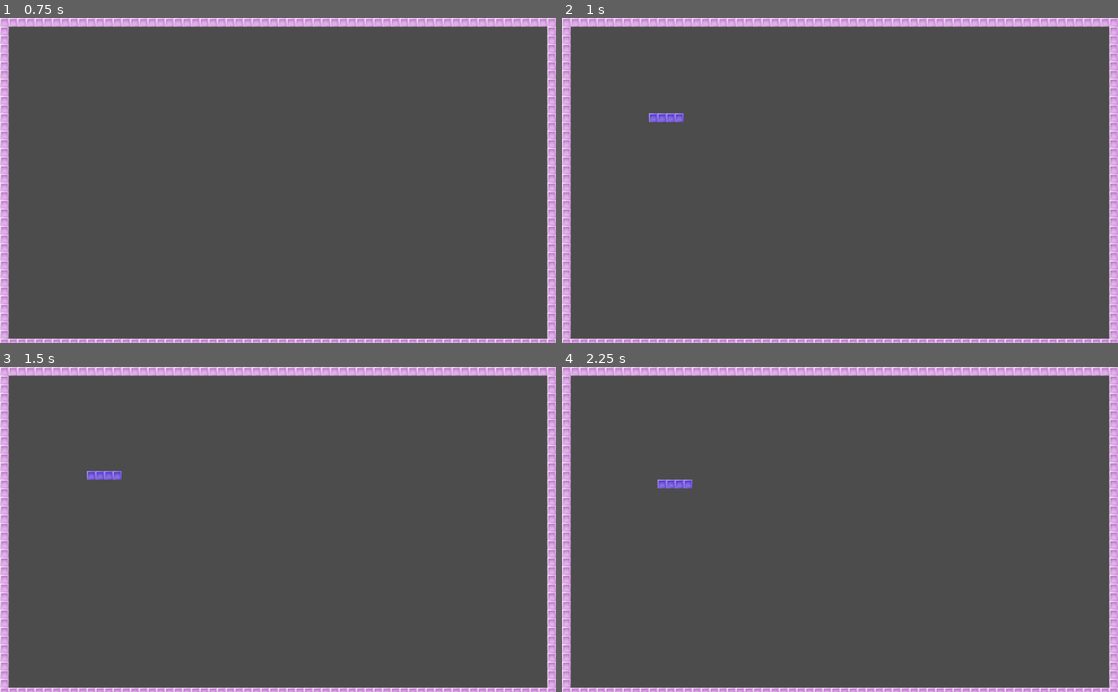
Above: before the commit, frames 1-4 (two rows, left to right).
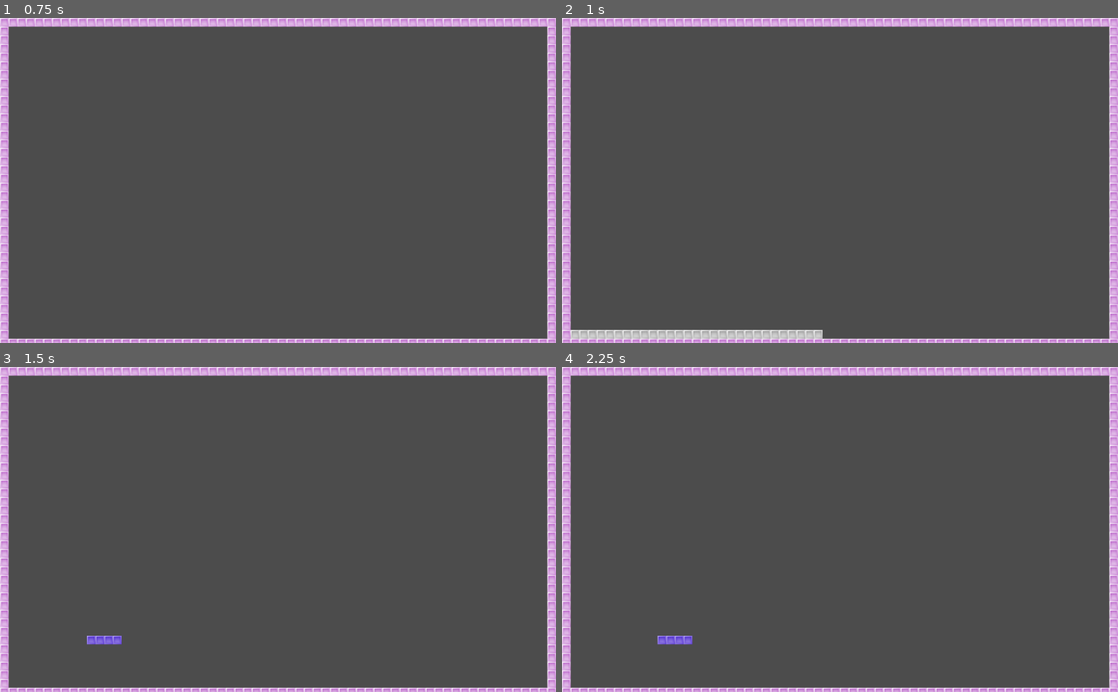
Above: after the commit, the same moments.

Repository: Henry38/Lithotris
Game: Godot game, scene res://scenes/Main.tscn
Same seed, same stepped clock (60 frames per second), same inputs: the game is played once before the commit and once after it.
Inputs (mouse positions are in pixels of both pictures, inside the frame that each line leads up to):
- Up to frame 1 (0.75 s): tap Enter at 0.5 s; move the mouse to (400, 164) at 0.52 s; hold D (move_right) from 0.53 s (still down); hold Shift (lithography_power_up) from 0.53 s (still down); click (400, 164) at 0.67 s
- Up to frame 2 (1 s): keep holding D (move_right); keep holding Shift (lithography_power_up)
- Up to frame 3 (1.5 s): tap Space at 1.25 s; move the mouse to (166, 545) at 1.27 s; release D (move_right) at 1.28 s; release Shift (lithography_power_up) at 1.28 s; hold S (move_down) from 1.28 s (still down); tap Shift (lithography_power_up) at 1.35 s; click (166, 545) at 1.42 s
- Up to frame 4 (2.25 s): move the mouse to (895, 458) at 2.02 s; release S (move_down) at 2.03 s; hold D (move_right) from 2.03 s (still down); hold Shift (lithography_power_up) from 2.03 s (still down); click (895, 458) at 2.17 s

Frame 1 is identical in both runs. In frame 2, 1.4% of the frame differs, in the area x 1-47%, y 29-99%; in frame 3, 0.3%; in frame 4, 0.4%.

Commit message:
implement lithography feature

Diff:
--- a/scripts/TileMap.gd
+++ b/scripts/TileMap.gd
@@ -4,6 +4,13 @@
 
 # Main variables
 var current_block = null
+var resin_blocks = []
+var preload_lithopgraphy_power_up = false
+var display_lithopgraphy_power_up = false
+var picking_resin_state_on = false
+
+var map_width : int = 30
+var map_height : int = 38
 
 var shapes = [
 	preload("res://scenes/shapes/SquareShape.tscn"),
@@ -33,8 +40,40 @@
 	if Input.is_action_just_pressed("move_down"):
 		move_block_down(current_block)
 
+	if display_lithopgraphy_power_up:
+		displayResin()
+		display_lithopgraphy_power_up = false
+		picking_resin_state_on = true
+
+func _input(event):
+	if not $timer.paused and event.is_action_pressed("lithography_power_up"):
+		if not preload_lithopgraphy_power_up:
+			preload_lithopgraphy_power_up = true
+
+	if picking_resin_state_on:
+		if event is InputEventKey and event.pressed and event.scancode == KEY_SHIFT:
+			picking_resin_state_on = false
+			removeResin()
+			$timer.set_paused(false)
+		elif event is InputEventMouseButton and event.pressed:
+			var cx = int(event.position.x / self.cell_size.x)
+			var cy = int(event.position.y / self.cell_size.y)
+
+			for r in resin_blocks:
+				if r == Vector2(cx,cy):
+					var id = self.get_cell(cx,cy)
+					if id == -1:
+						self.set_cell(cx,cy,2)
+					if id == 2:
+						self.set_cell(cx,cy,-1)
 
 func trigger():
+	if current_block == null and preload_lithopgraphy_power_up:
+		$timer.set_paused(true)
+		preload_lithopgraphy_power_up = false
+		display_lithopgraphy_power_up = true
+		return
+
 	move_block_down(current_block)
 
 func move_block_down(block):
@@ -46,14 +85,17 @@
 	if checkCollisionBlock(current_block):
 		move_block(current_block, Vector2(0, -1))
 		displayBlock(current_block)
-		createNewBlock()
+		if not preload_lithopgraphy_power_up:
+			createNewBlock()
+		else:
+			current_block = null
 	displayBlock(current_block)
 
 func createNewBlock():
 	var rand_tilemap : TileMap = shapes[randi() % shapes.size()].instance()
 	var new_block = FallingObject.new(1, rand_tilemap.get_used_cells())
 	new_block.x = 10
-	new_block.y = 10
+	new_block.y = 30
 	current_block = new_block
 
 # Return true if the current block touch the ground else false
@@ -150,3 +192,22 @@
 			var id = block.get_cell(x,y)
 			if id != -1:
 				self.set_cell(pos.x + x, pos.y + y, id)
+
+func displayResin():
+	resin_blocks.clear()
+	for x in range(1,map_width):
+		for y in range(1,map_height):
+			var id = self.get_cell(x,y)
+			if id != -1:
+				resin_blocks.append(Vector2(x,y-1))
+				self.set_cell(x,y-1,2)
+				break
+
+func removeResin():
+	for p in resin_blocks:
+		var id = self.get_cell(p.x,p.y)
+		if id == 2:
+			var id_below = self.get_cell(p.x,p.y+1)
+			if id_below == 1:
+				self.set_cell(p.x,p.y+1,-1)
+		self.set_cell(p.x,p.y,-1)
